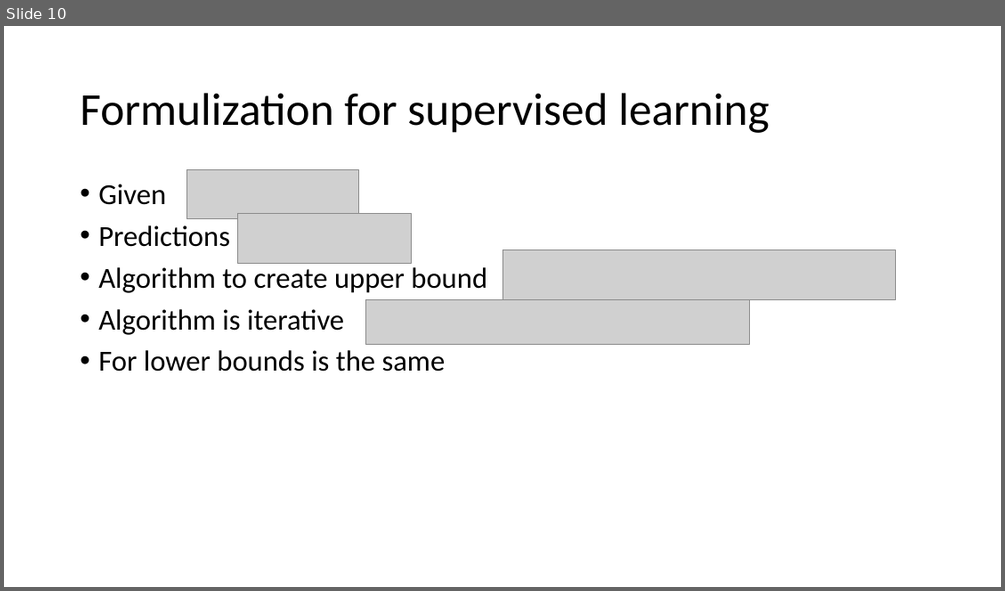
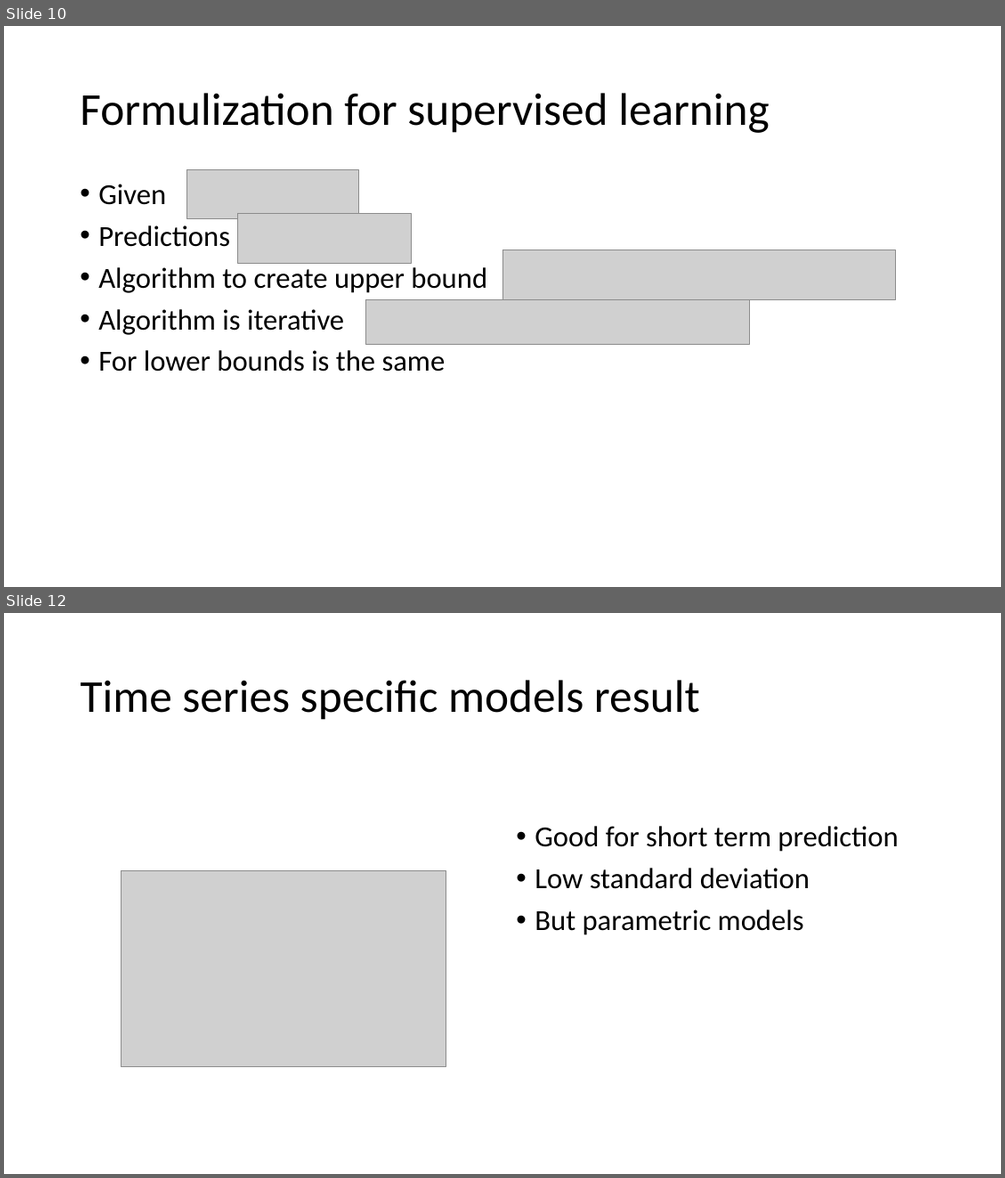
Before and after one commit to NickThe1/kbtu-data-visualization, a slide deck: distrib.pptx. Shown one above the other, each under a label of ours: slide 10 before the commit, slides 10 and 12 after it; the slides between them are not shown. The pictures are 1005x591 and 1005x1178 pixels, drawn with LibreOffice and Linux fonts; fonts in the diff are those of the drawing; grey boxes stand for pictures. Boxes give left, top, right and bottom in pixels: in the first picture for what was removed or moved away, otherwise in the second. Text is boxed around its words. In the diff, an @@ line names an element or a change of style, - is before the commit and + after.

```diff
--- a/distrib.pptx
+++ b/distrib.pptx
@@ slide 12 added at box(4, 613, 1001, 1174), background #FFFFFF @@
@@ title added at box(81, 680, 700, 720), 44 pt, text #000000 @@
+Time series specific models result
@@ text added at box(534, 826, 898, 935), 28 pt, text #000000 @@
+• Good for short term prediction
+• Low standard deviation
+• But parametric models
@@ picture added at box(121, 871, 446, 1067) @@
```
Also in this commit, not shown: 3 slides changed, 3 other slides added, 4 slides removed, 6 other files.
